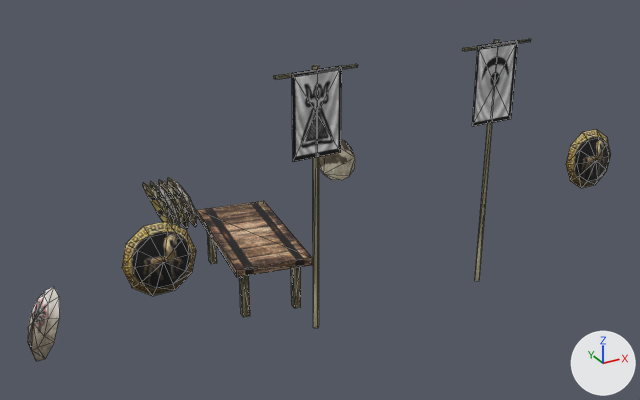
The COLLADA model client/art/meshes/props/kart_barracks_props_a.dae, before and after one commit.
Both versions are drawn from a 50 mm camera at (-0.342, -0.771, 0.336) aimed at (-0.02, -0.186, 0.044). Arrows for +X, +Y and +Z are at lower right; the lights stay in place. Mesh edges are drawn as thin lines. Where no turn or scale is listed for an object, it has been applied to the vertices.

The first picture shows 'Cylinder14-Pivot'.
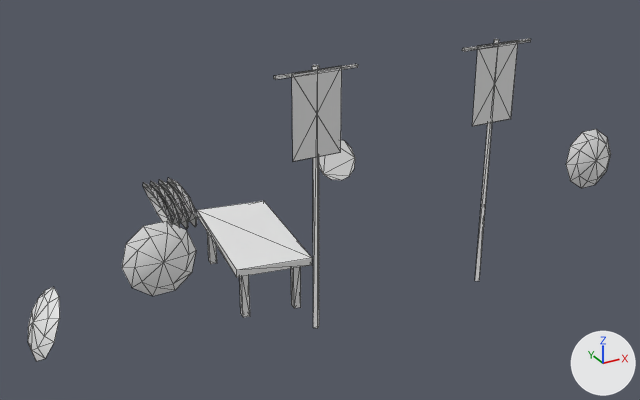
Where the change shows, as pixel boxes (x1, y1, x2, y2) in the pictures (640 x 400 px):
'Cylinder14-Pivot', recoloured
    both: (28, 39, 611, 361)

The edits, one by one:
me_cylinder14mesh has 248 vertices, 337 faces and spans x -0.012..0.472, y -0.045..0.187, z -0.036..0.163.
me_cylinder14mesh no longer uses material mat_02___default (picture img_kart_struct_dds).
